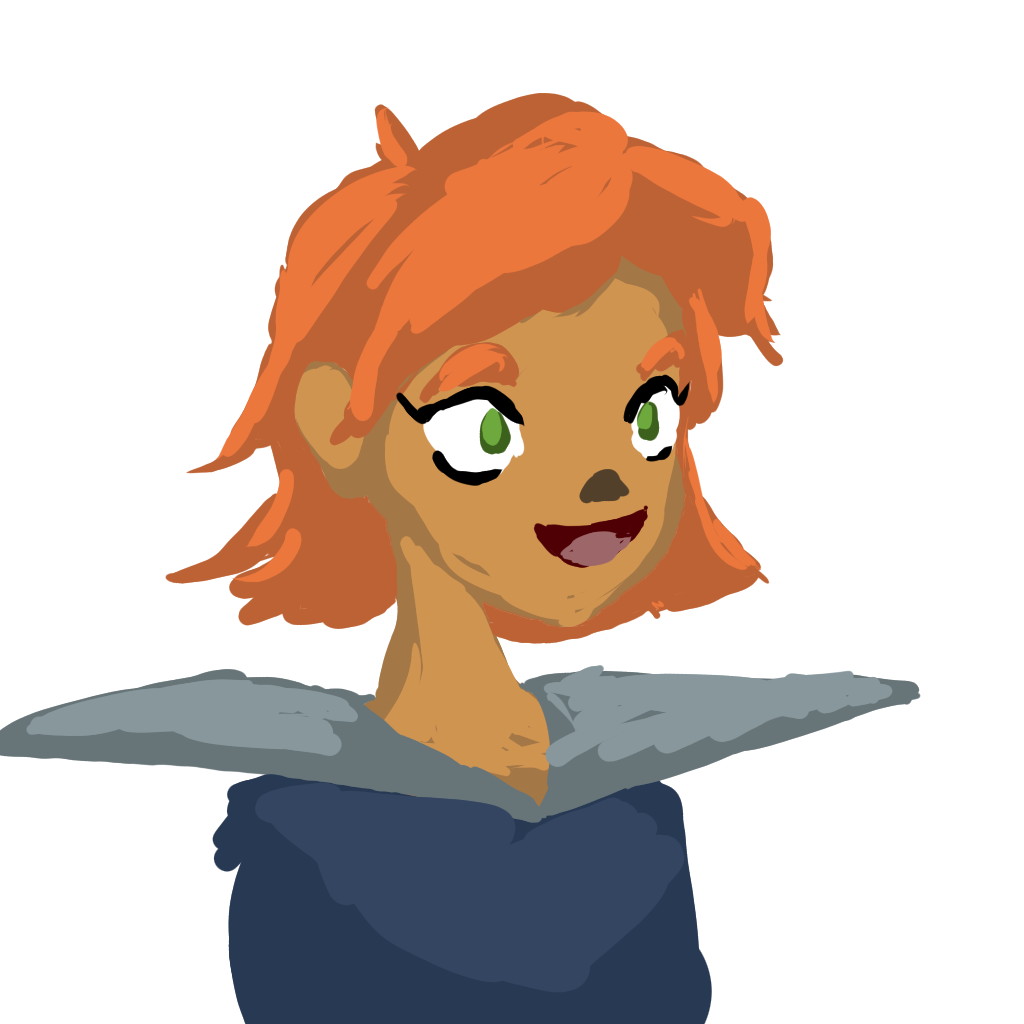
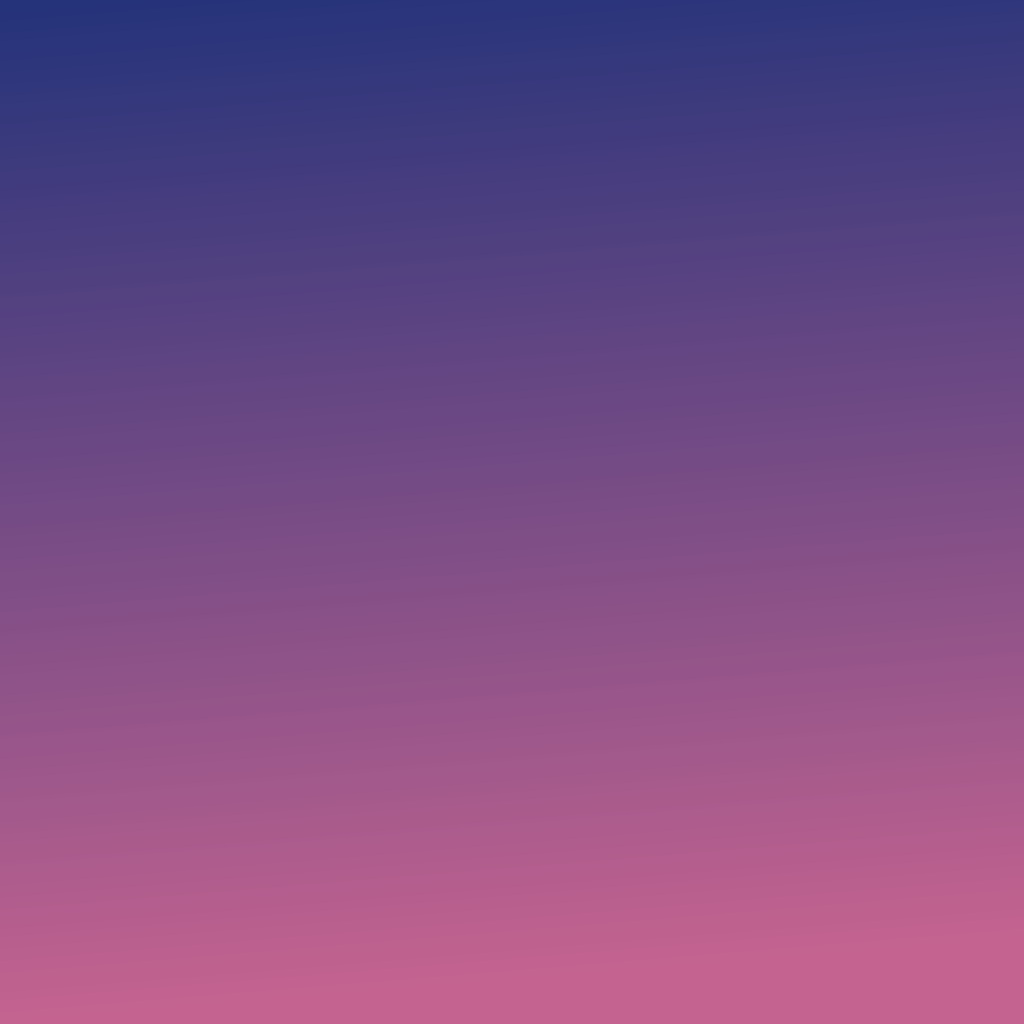
Layers edited between the first and the second 1024×1024 image:
hid "colours_excited", painted on it over [0, 64, 960, 1024]
added layer "gradient" above "Layer 1" over [0, 0, 1024, 1024]
